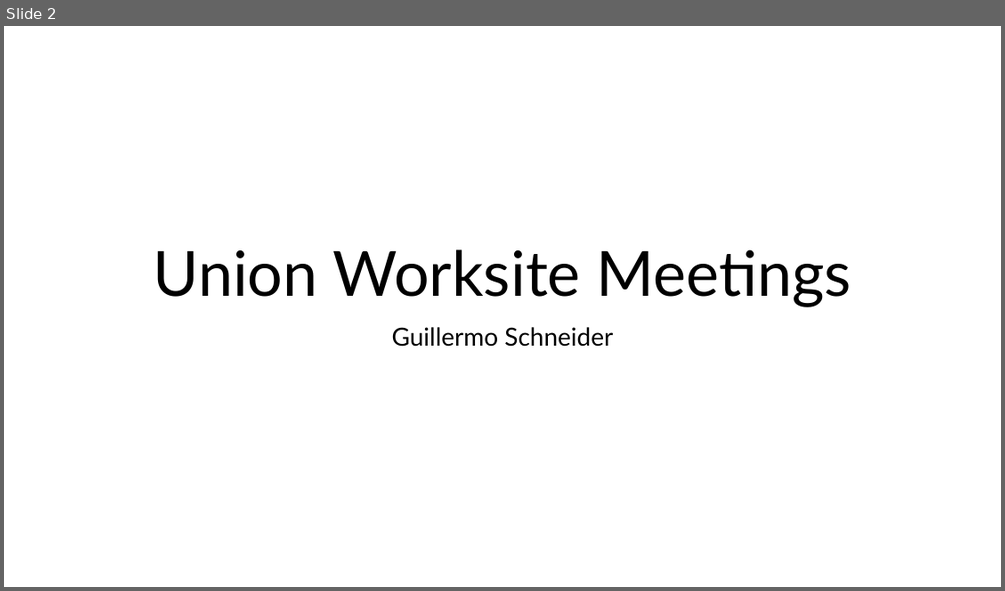
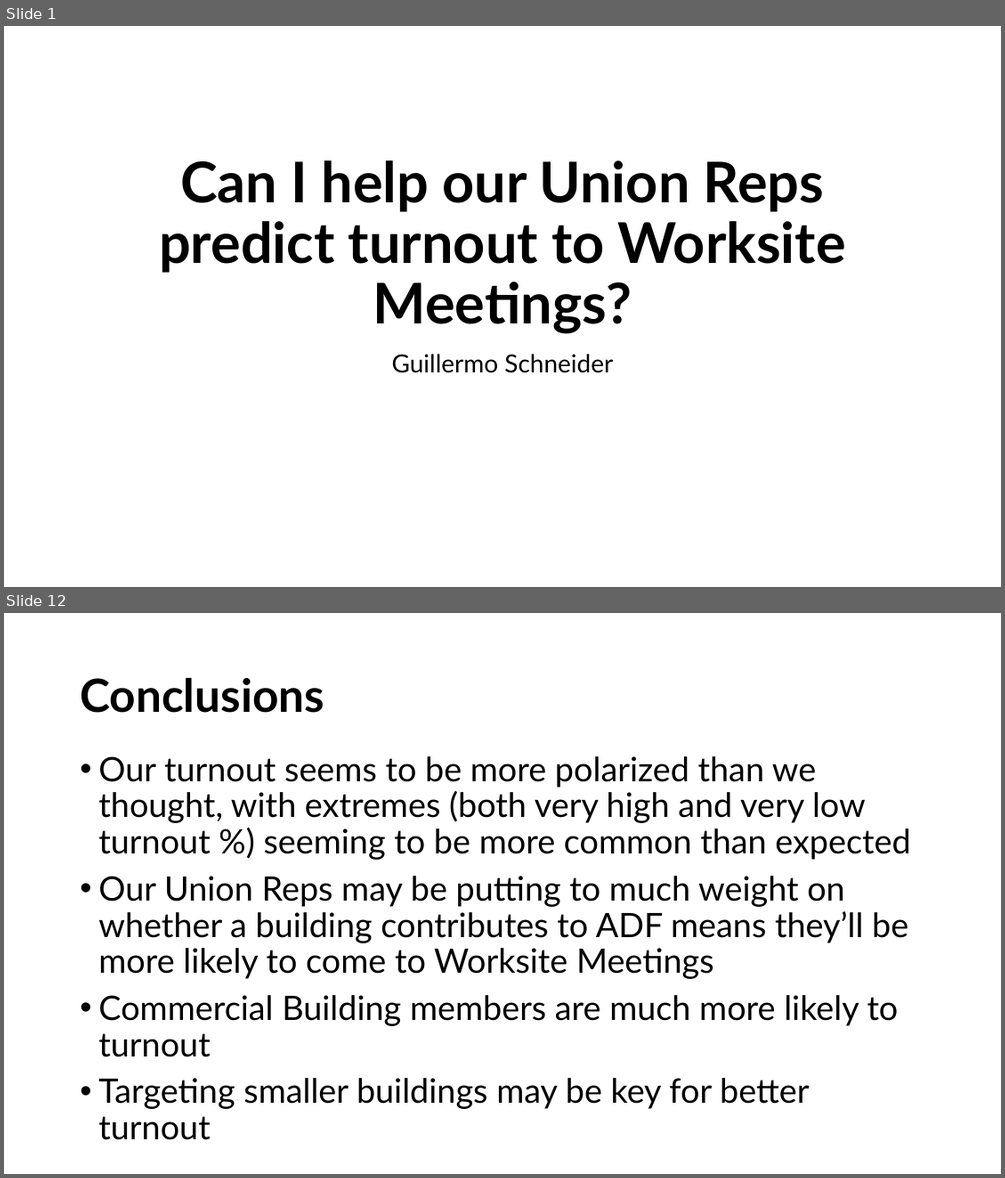
Before and after one commit to GuillermoCharlesSchneider/DATA-606, a slide deck: Project/FinalProjectPresentation.pptx. Shown one above the other, each under a label of ours: slide 2 before the commit, slides 1 and 12 after it; the slides between them are not shown. The pictures are 1005x591 and 1005x1178 pixels, drawn with LibreOffice and Linux fonts; fonts in the diff are those of the drawing. Boxes give left, top, right and bottom in pixels: in the first picture for what was removed or moved away, otherwise in the second. Text is boxed around its words. In the diff, an @@ line names an element or a change of style, - is before the commit and + after.

```diff
--- a/Project/FinalProjectPresentation.pptx
+++ b/Project/FinalProjectPresentation.pptx
@@ slide 12 added at (4, 613, 1001, 1174), background #FFFFFF @@
@@ title added at (80, 678, 324, 713), 44 pt, text #000000, bold @@
+Conclusions
@@ text added at (98, 756, 910, 1140), 32.4 pt, text #000000 @@
+• Our turnout seems to be more polarized than we thought, with extremes (both very high and very low turnout %) seeming to be more common than expected
+• Our Union Reps may be putting to much weight on whether a building contributes to ADF means they’ll be more likely to come to Worksite Meetings
+• Commercial Building members are much more likely to turnout
+• Targeting smaller buildings may be key for better turnout
@@ what was slide 2 is now slide 1 @@
@@ slide 1 changed as well @@
@@ title at (159, 160, 846, 334): text changed; size 60 to 54 pt; bold on @@
-Union Worksite Meetings
+Can I help our Union Reps predict turnout to Worksite Meetings?
@@ subtitle "Guillermo Schneider": place and size @@
-subtitle "Guillermo Schneider" at (392, 327, 613, 346)
+subtitle "Guillermo Schneider" at (392, 354, 613, 373)
```
Also in this commit, not shown: 12 other slides added, 6 slides removed, 4 other files.
